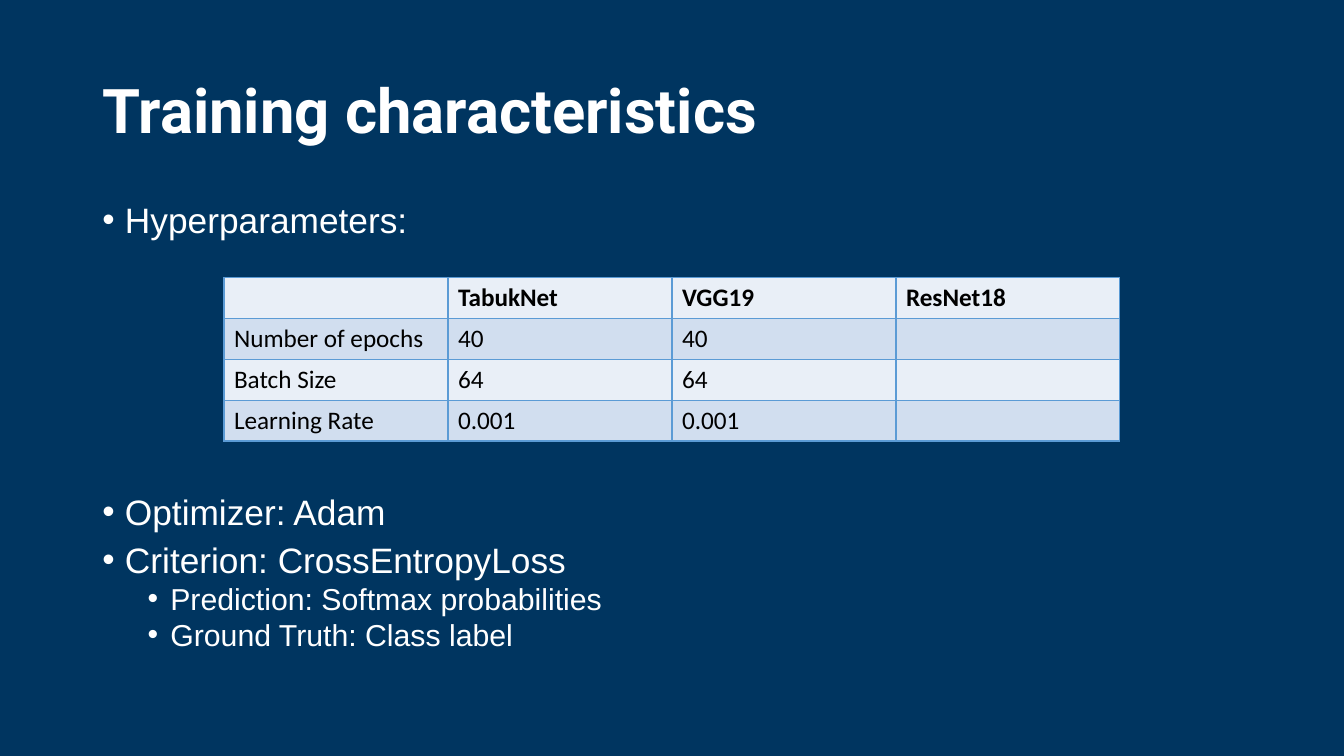
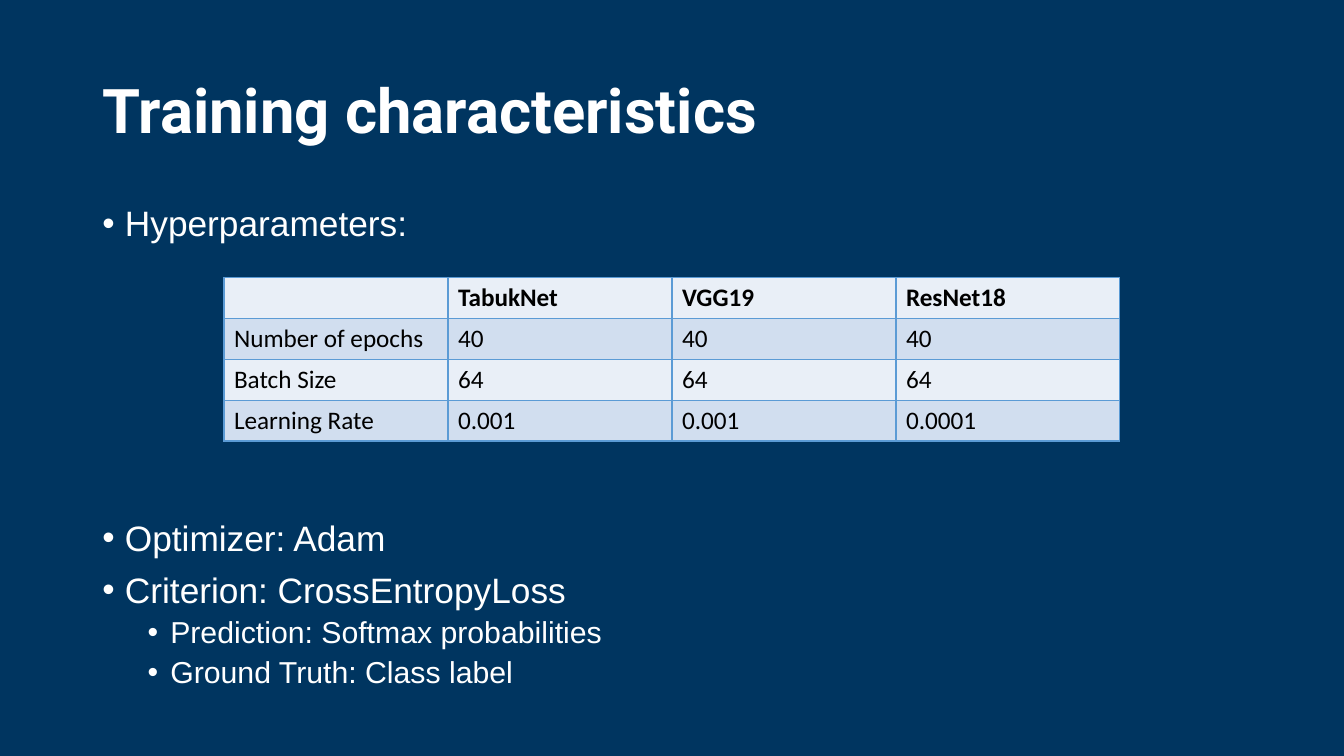
Before and after one commit to fernand0labra/ltu-M7016H, a slide deck: slide 25 of docs/presentation.pptx. Drawn at 1344x756 pixels with LibreOffice and Linux fonts; fonts in the diff are those of the drawing; background and template pictures are left out. Boxes give left, top, right and bottom in pixels: in the first picture for what was removed or moved away, otherwise in the second. Text is boxed around its words. In the diff, an @@ line names an element or a change of style, - is before the commit and + after.

Commit message:
Resnet training test addition - Tim
Filled in resnet18 hyperparameters and result graphs

```diff
--- a/docs/presentation.pptx
+++ b/docs/presentation.pptx
@@ text "Hyperparameters:" at box(125, 211, 602, 684): line spacing 0.8 to 0.9 @@
@@ table at box(224, 277, 1119, 441) @@
-row 2, column 4: 
+row 2, column 4: 40
-row 3, column 4: 
+row 3, column 4: 64
-row 4, column 4: 
+row 4, column 4: 0.0001
```
Also in this commit, not shown: 10 other slides changed.
